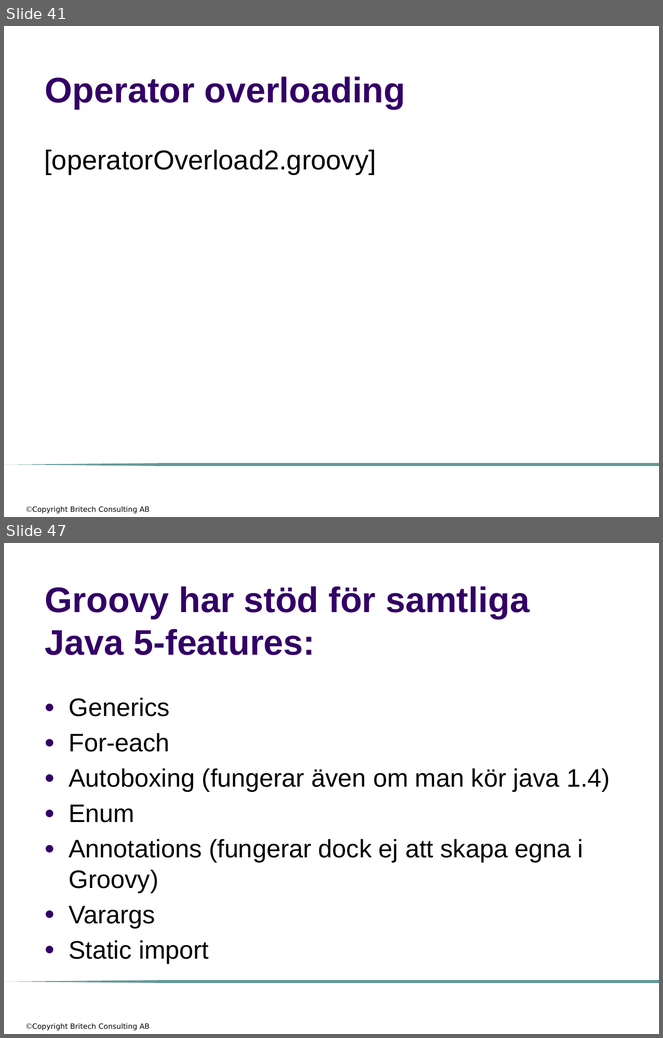
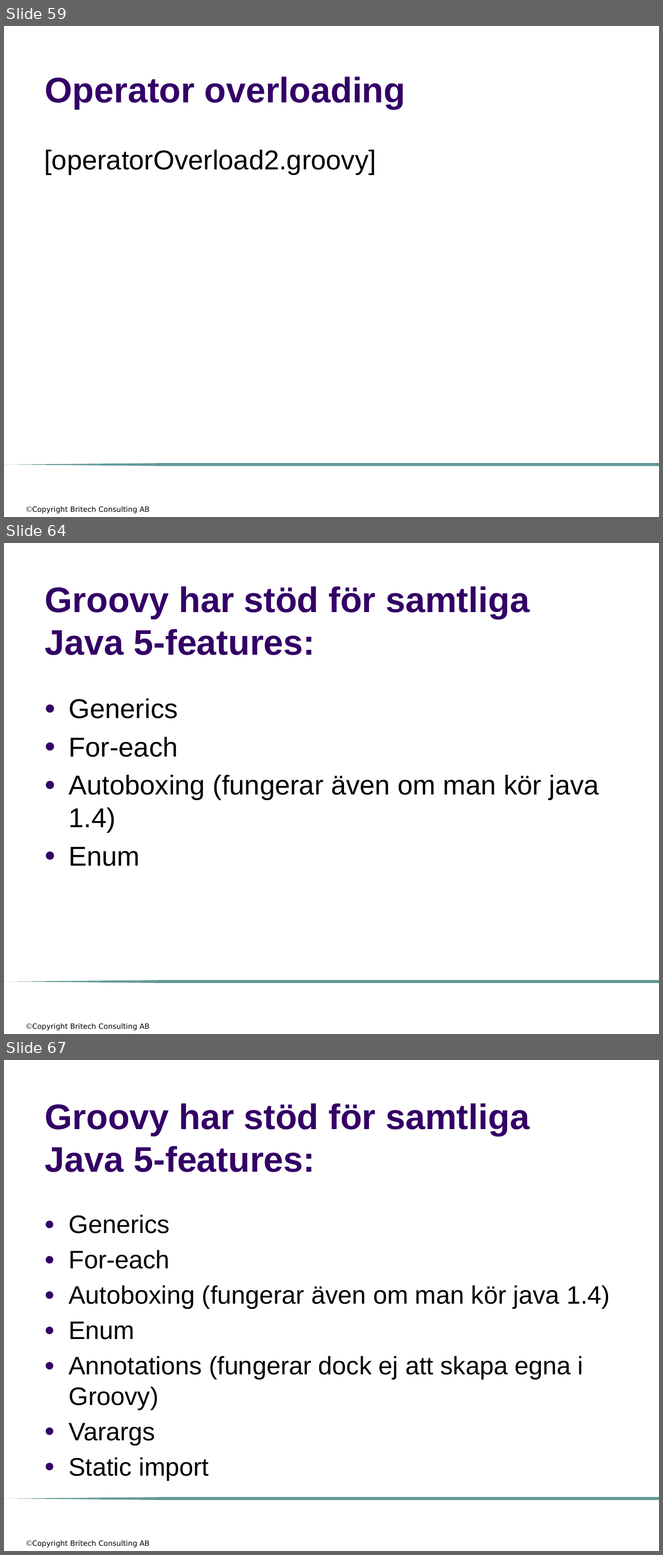
Before and after one commit to me97esn/groovyseminarium, a slide deck: groovyseminarie/dokument/groovyseminarium_source_w_logo.pptx. Shown one above the other, each under a label of ours: slides 41 and 47 before the commit, slides 59, 64 and 67 after it; the slides between them are not shown. The pictures are 663x1038 and 663x1555 pixels, drawn with LibreOffice and Linux fonts; fonts in the diff are those of the drawing; background and template pictures are left out. Boxes give left, top, right and bottom in pixels: in the first picture for what was removed or moved away, otherwise in the second. Text is boxed around its words. In the diff, an @@ line names an element or a change of style, - is before the commit and + after.

```diff
--- a/groovyseminarie/dokument/groovyseminarium_source_w_logo.pptx
+++ b/groovyseminarie/dokument/groovyseminarium_source_w_logo.pptx
@@ slide 64 added at [4, 543, 659, 1034], background #FFFFFF; not listed: 2 template elements that a slide beside it also shows @@
@@ title added at [45, 586, 530, 655], 39 pt, text #330066, bold @@
+Groovy har stöd för samtliga Java 5-features:
@@ text added at [69, 698, 599, 866], 30 pt, text #000000 @@
+● Generics
+● For-each
+● Autoboxing (fungerar även om man kör java 1.4)
+● Enum
@@ what was slide 41 is now slide 59 @@
@@ what was slide 47 is now slide 67 @@
```
Also in this commit, not shown: 9 slides changed, 33 other slides added, 14 slides removed, 1 other file.
